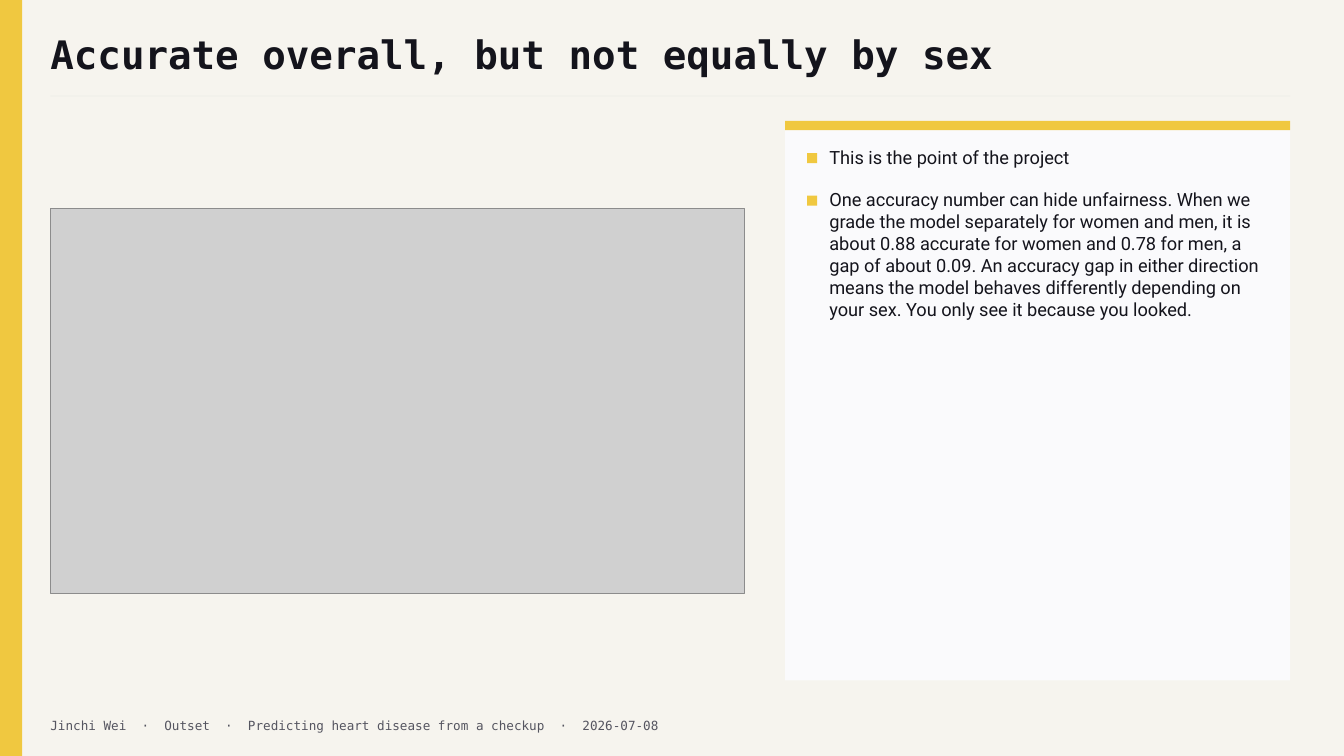
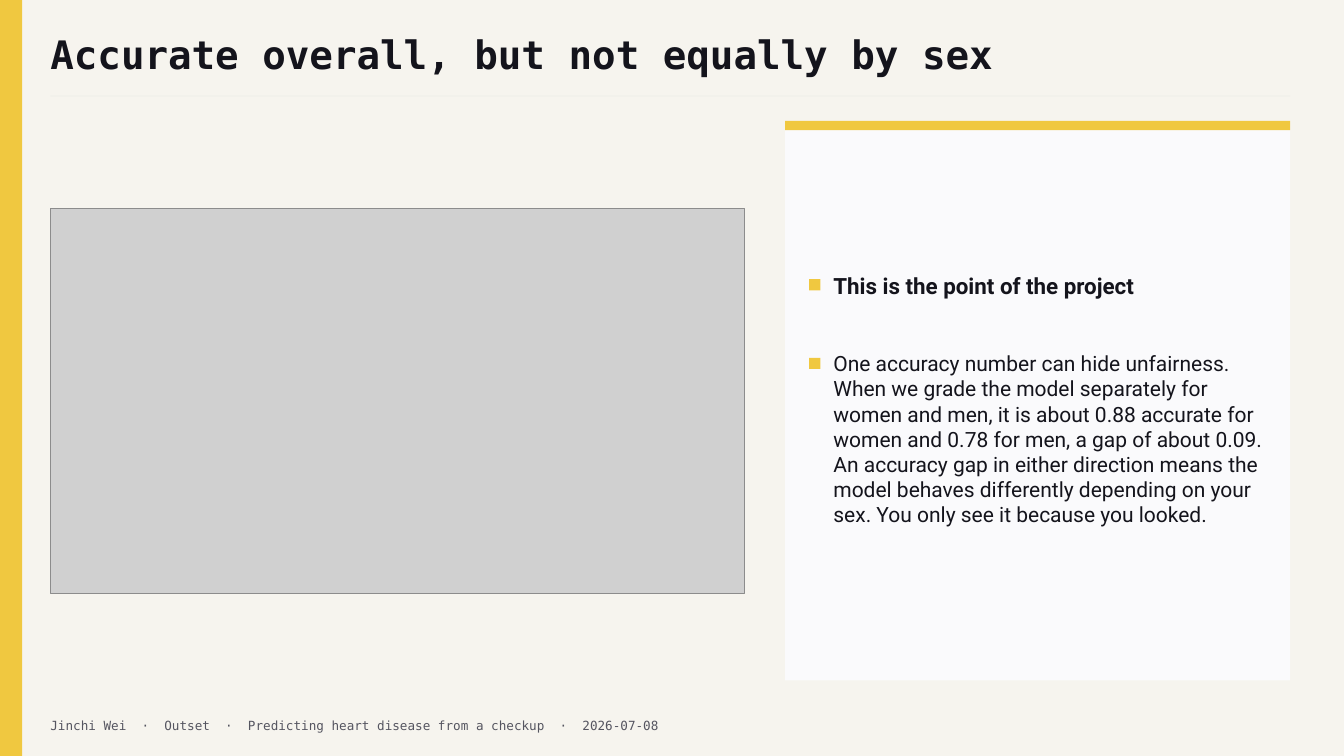
Before and after one commit to jinchiwei/outset-ai-healthcare, a slide deck: slide 11 of solutions/g5_heart/slides/g5_heart.pptx. Drawn at 1344x756 pixels with LibreOffice and Linux fonts; fonts in the diff are those of the drawing; grey boxes stand for pictures. Boxes give left, top, right and bottom in pixels: in the first picture for what was removed or moved away, otherwise in the second. Text is boxed around its words. In the diff, an @@ line names an element or a change of style, - is before the commit and + after.

```diff
--- a/solutions/g5_heart/slides/g5_heart.pptx
+++ b/solutions/g5_heart/slides/g5_heart.pptx
@@ rectangle: place and size @@
-rectangle at bbox=[808, 153, 818, 163]
+rectangle at bbox=[810, 279, 821, 290]
@@ text "This is the point of ...": place and size @@
-text "This is the point of ..." at bbox=[829, 150, 1069, 168]
+text "This is the point of ..." at bbox=[833, 277, 1134, 299]
@@ text "This is the point of ..." at bbox=[833, 277, 1134, 299]: size 13 to 16 pt, bold on @@
@@ rectangle: place and size @@
-rectangle at bbox=[808, 196, 818, 206]
+rectangle at bbox=[810, 358, 821, 369]
@@ text "One accuracy number can hide ...": place and size @@
-text "One accuracy number can hide ..." at bbox=[829, 192, 1259, 320]
+text "One accuracy number can hide ..." at bbox=[833, 355, 1262, 527]
@@ text "One accuracy number can hide ..." at bbox=[833, 355, 1262, 527]: size 13 to 15 pt @@
```
Also in this commit, not shown: 9 other slides changed, 3 other files.
